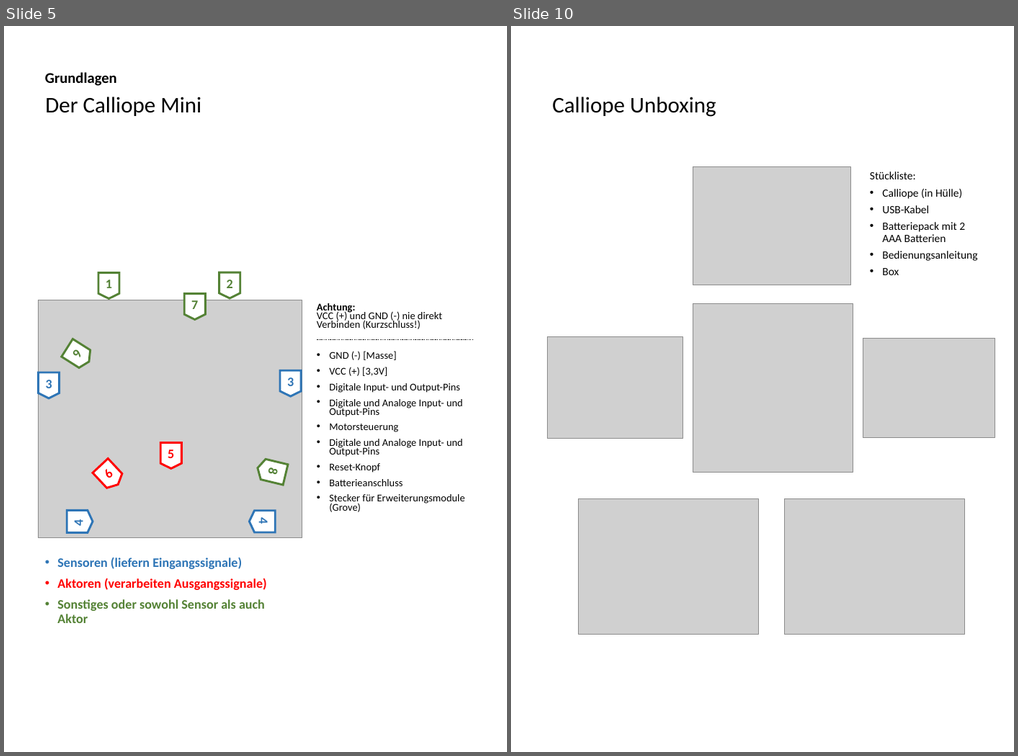
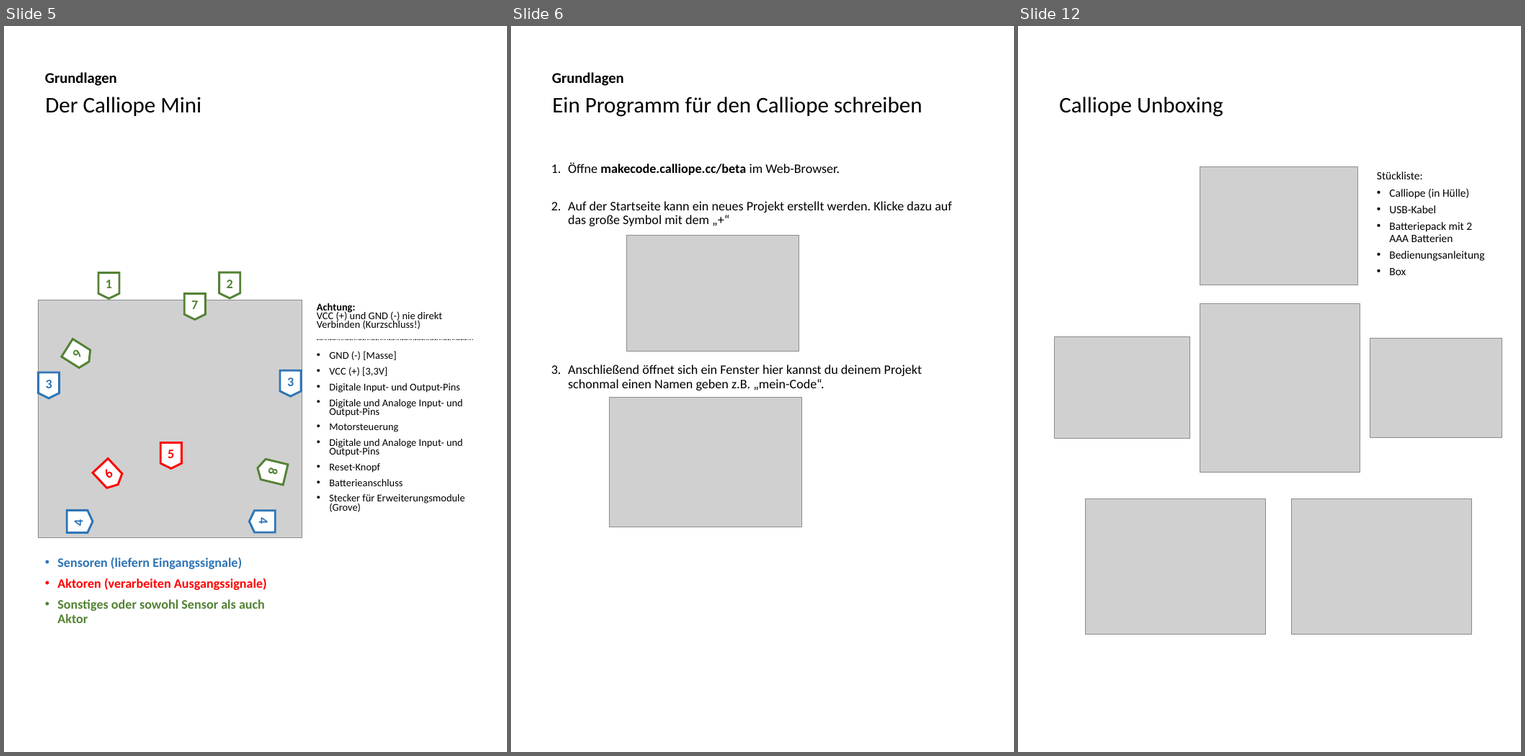
Before and after one commit to macim0/KISS_MINT, a slide deck: Einfuerung/Einfuerung-Spiele.pptx. Shown side by side, each under a label of ours: slides 5 and 10 before the commit, slides 5, 6 and 12 after it; the slides between them are not shown. The pictures are 1018x756 and 1525x756 pixels, drawn with LibreOffice and Linux fonts; fonts in the diff are those of the drawing; grey boxes stand for pictures; background and template pictures are left out. Boxes give left, top, right and bottom in pixels: in the first picture for what was removed or moved away, otherwise in the second. Text is boxed around its words. In the diff, an @@ line names an element or a change of style, - is before the commit and + after.

```diff
--- a/Einfuerung/Einfuerung-Spiele.pptx
+++ b/Einfuerung/Einfuerung-Spiele.pptx
@@ slide 6 added at [511, 26, 1014, 752], background #FFFFFF @@
@@ text added at [552, 72, 624, 86], 16 pt, text #000000, bold @@
+Grundlagen
@@ title added at [552, 97, 921, 117], 24 pt, text #000000 @@
+Ein Programm für den Calliope schreiben
@@ text added at [568, 162, 952, 390], 14 pt, text #000000 @@
+1. Öffne makecode.calliope.cc/beta im Web-Browser.
+2. Auf der Startseite kann ein neues Projekt erstellt werden. Klicke dazu auf das große Symbol mit dem „+“
+3. Anschließend öffnet sich ein Fenster hier kannst du deinem Projekt schonmal einen Namen geben z.B. „mein-Code“.
@@ picture added at [626, 235, 798, 351] @@
@@ picture added at [610, 398, 802, 527] @@
@@ what was slide 10 is now slide 12 @@
```
Also in this commit, not shown: 6 slides changed, 1 other slide added, 1 other file.
